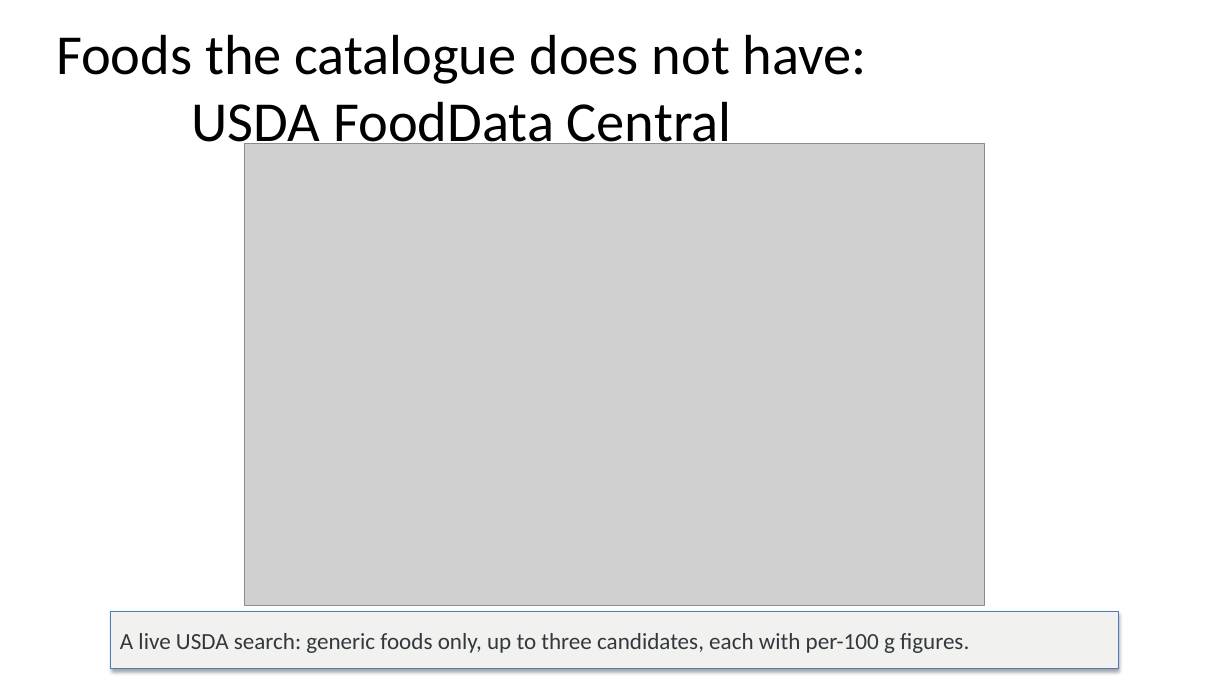
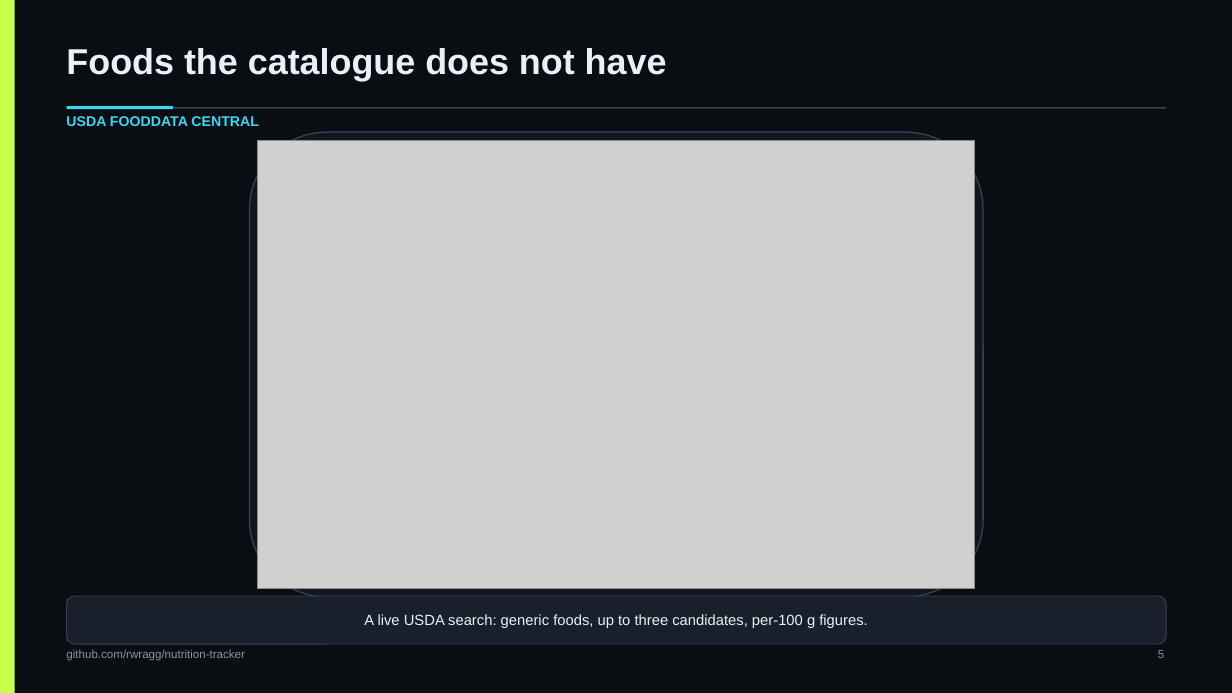
Before and after one commit to rwragg/nutrition-tracker, a slide deck: slide 5 of docs/deck/Nutrition-Tracker-Deck.pptx. Drawn at 1232x693 pixels with LibreOffice and Linux fonts; fonts in the diff are those of the drawing; grey boxes stand for pictures. Boxes give left, top, right and bottom in pixels: in the first picture for what was removed or moved away, otherwise in the second. Text is boxed around its words. In the diff, an @@ line names an element or a change of style, - is before the commit and + after.

Commit message:
deck: rebuild on the app's own colours and one 16:9 grid
Replaces the default-layout build with docs/deck/build_deck.py, which reads --ink, --volt, --cyan,
--violet, --ember, --text and --hairline out of frontend/app/globals.css and lays every page out on
the same geometry: title band, rule, content frame, caption band, footer and slide number in the
same place on all 15 pages, one fixed frame for every screenshot, and a spine down the left edge.

Fixes what the renders caught: bullets running off the bottom of the body area, shape text losing
its colour after the first paragraph, box lines centred inconsistently, and screenshots with no
visible edge against a dark slide. build_deck.py now refuses shapes that fall outside the page, so
that class of defect fails the build instead of the review.

deck.json is gone — the builder is the single source of truth.

```diff
--- a/docs/deck/Nutrition-Tracker-Deck.pptx
+++ b/docs/deck/Nutrition-Tracker-Deck.pptx
@@ background #FFFFFF to #0A0D12 @@
@@ rectangle added at (x1=0, y1=0, x2=15, y2=693), fill #C8FF4D @@
@@ text at (x1=66, y1=48, x2=667, y2=81): text changed; size 44 to 28 pt; font Calibri to Arial; text colour #000000 to #EAF0F7; bold on @@
-Foods the catalogue does not have: USDA FoodData Central
+Foods the catalogue does not have
@@ text "Foods the catalogue does not ..." at (x1=66, y1=48, x2=667, y2=81): vertical alignment middle to top @@
@@ text added at (x1=66, y1=116, x2=259, y2=126), 11 pt, text #38D9F5, bold @@
+USDA FOODDATA CENTRAL
@@ rectangle added at (x1=67, y1=107, x2=1166, y2=109), fill #384355 @@
@@ rectangle added at (x1=67, y1=106, x2=173, y2=109), fill #38D9F5 @@
@@ rounded rectangle added at (x1=250, y1=132, x2=983, y2=597), fill #12161F, outline #384355 1 pt @@
@@ picture resized from (x1=245, y1=143, x2=984, y2=605) to (x1=258, y1=140, x2=975, y2=589) @@
@@ rounded rectangle "A live USDA search: generic ..." resized from (x1=111, y1=612, x2=1118, y2=669) to (x1=67, y1=596, x2=1166, y2=644) @@
@@ rounded rectangle "A live USDA search: generic ..." at (x1=67, y1=596, x2=1166, y2=644): rectangle to rounded rectangle; fill #F1F2EF to #1A202B; outline #4B7EBC 0.75 pt to #384355 0.75 pt; shadow off @@
@@ text in rounded rectangle at (x1=364, y1=614, x2=867, y2=628): text changed; size 18 to 11.5 pt; font Calibri to Arial; text colour #33383D to #EAF0F7 @@
-A live USDA search: generic foods only, up to three candidates, each with per-100 g figures.
+A live USDA search: generic foods, up to three candidates, per-100 g figures.
@@ text "github.com/rwragg/nutrition-tracker" moved from (x1=347, y1=668, x2=577, y2=671) to (x1=66, y1=649, x2=244, y2=661) @@
@@ text "github.com/rwragg/nutrition-tracker" at (x1=66, y1=649, x2=244, y2=661): size 12 to 9 pt, font Calibri to Arial, text colour #8C8C8C to #8B95A7; alignment centre to left; vertical alignment middle to top @@
@@ text "5" moved from (x1=861, y1=668, x2=869, y2=671) to (x1=1158, y1=650, x2=1164, y2=658) @@
@@ text "5" at (x1=1158, y1=650, x2=1164, y2=658): size 12 to 9 pt, font Calibri to Arial, text colour #8C8C8C to #8B95A7; vertical alignment middle to top @@
```
Also in this commit, not shown: 14 other slides changed, 4 other files.
